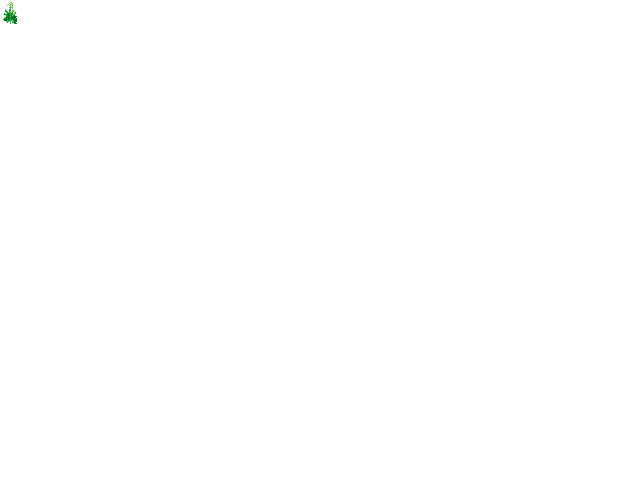
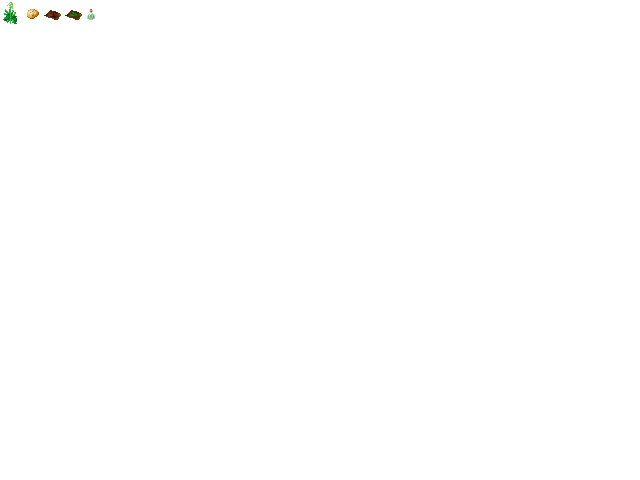
Revision of a layered (640, 480) image; what changed, layer by layer:
added layer "Layer 1" above "Layer 2 copy" over left=27, top=9, right=82, bottom=20
added layer "Layer 2 copy" above "Hue/Saturation 1" over left=87, top=9, right=95, bottom=20
added layer "Layer 2" above "Layer 3" over left=87, top=9, right=95, bottom=20
